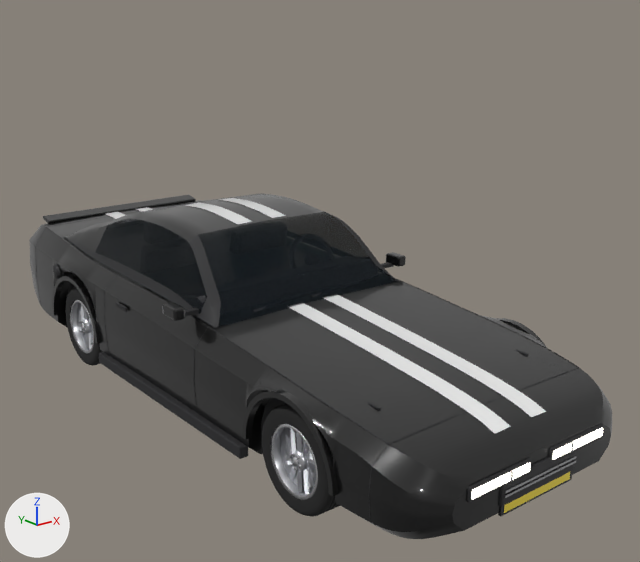
The glTF model godot/assets/models/calibro.glb: old version first, new version second.
One viewpoint serves both versions: a camera (50 mm lens) standing at (-3.32, -4.66, 2.58) and looking at (0.22, -0.23, 0.81). The axes (+X, +Y, +Z) are drawn at lower left. The lights are the same throughout. The picture after the commit comes second. Where no turn or scale is listed for an object, it has been applied to the vertices.

Script lines for the objects in view, before the commit:
```python
me_cabin_pillar = bpy.data.meshes.new('cabin_pillar')
me_cabin_pillar.from_pydata(...)  # 214 vertices, 312 faces; spans x -0.742..0.742, y -0.45..0.09, z 0.769..1.188
me_cabin_pillar.materials.append(mat_trim)  # black #242427
me_cabin_seal = bpy.data.meshes.new('cabin_seal')
me_cabin_seal.from_pydata(...)  # 344 vertices, 340 faces; spans x -0.75..0.75, y -0.45..1.69, z 0.77..0.89
me_cabin_seal.materials.append(mat_trim)  # black #242427
me_quarter_r = bpy.data.meshes.new('quarter_R')
me_quarter_r.from_pydata(...)  # 784 vertices, 1430 faces; spans x -0.885..-0.745, y 0.765..2.025, z 0.17..0.897
me_quarter_r.materials.append(mat_paint)  # black #111111
ob_cabin_pillar = bpy.data.objects.new('cabin_pillar', me_cabin_pillar)
ob_cabin_pillar.location = (0.0, 0.0, 0.0)
ob_cabin_seal = bpy.data.objects.new('cabin_seal', me_cabin_seal)
ob_cabin_seal.location = (0.0, 0.0, 0.0)
ob_quarter_r = bpy.data.objects.new('quarter_R', me_quarter_r)
ob_quarter_r.location = (0.0, 0.0, 0.0)
# also in view: 'stripe_hood0' at (0.14, -1.28, 0.68); 'intake' at (0.0, -2.24, 0.34); 'fender_R' at (-0.81, -1.17, 0.47); 'wheel_FR' at (-0.74, -1.33, 0.3); 'flare_FR' at (-0.87, -1.33, 0.5)
```
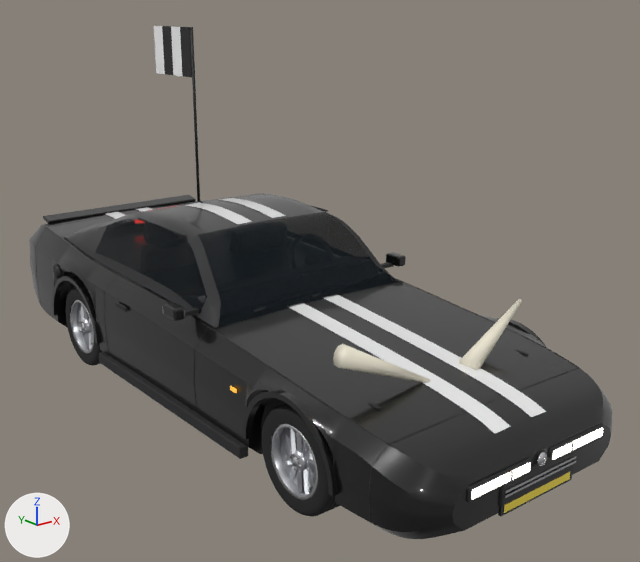
Pixel boxes (x1, y1, x2, y2) of what changed, in the pictures (640 x 562 px):
'bullhorn_R', added (pale yellow): after (333, 344, 430, 383)
'bullhorn_L', added (pale yellow): after (459, 299, 522, 370)
'heraklusflag_pole', added (black): after (190, 27, 200, 202)
'heraklusflag_0', added (black): after (180, 27, 192, 77)
'heraklusflag_1', added: after (171, 26, 182, 76)
'heraklusflag_2', added (black): after (162, 26, 173, 75)
'heraklusflag_3', added: after (154, 26, 165, 74)
'badge_front', added: after (537, 452, 547, 466)

Diff of the bpy script that builds the scene:
```diff
--- a/godot/assets/models/calibro.glb.py
+++ b/godot/assets/models/calibro.glb.py
@@ mat_flagwhite @@
+mat_flagwhite = principled_material('FlagWhite')
+mat_flagwhite.base_color = (0.9, 0.9, 0.9)  # white #f3f3f3
+mat_flagwhite.roughness = 0.7
@@ mat_flagblack @@
+mat_flagblack = principled_material('FlagBlack')
+mat_flagblack.base_color = (0.02, 0.02, 0.02)  # black #272727
+mat_flagblack.roughness = 0.7
@@ mat_horn @@
+mat_horn = principled_material('Horn')
+mat_horn.base_color = (0.85, 0.8, 0.65)  # pale yellow #ede7d3
@@ me_heraklusflag_pole @@
+me_heraklusflag_pole.from_pydata(...)  # 12 vertices, 20 faces; spans x -0.01..0.01, y -0.01..0.01, z -0.75..0.75
+me_heraklusflag_pole.materials.append(mat_trim)  # black #242427
@@ me_heraklusflag_3 @@
+me_heraklusflag_3.from_pydata(...)  # a box spanning x -0.005..0.005, y -0.075..0.075, z -0.2..0.2
+me_heraklusflag_3.materials.append(mat_flagwhite)  # white #f3f3f3
@@ me_heraklusflag_2 @@
+me_heraklusflag_2.from_pydata(...)  # a box spanning x -0.005..0.005, y -0.075..0.075, z -0.2..0.2
+me_heraklusflag_2.materials.append(mat_flagblack)  # black #272727
@@ me_heraklusflag_0 @@
+me_heraklusflag_0.from_pydata(...)  # a box spanning x -0.005..0.005, y -0.075..0.075, z -0.2..0.2
+me_heraklusflag_0.materials.append(mat_flagblack)  # black #272727
@@ me_bullhorn_r @@
+me_bullhorn_r.from_pydata(...)  # 20 vertices, 36 faces; spans x -0.295..0.273, y -0.059..0.106, z -0.137..0.179
+me_bullhorn_r.materials.append(mat_horn)  # pale yellow #ede7d3
@@ me_bullhorn_l @@
+me_bullhorn_l.from_pydata(...)  # 20 vertices, 36 faces; spans x -0.295..0.273, y -0.106..0.059, z -0.179..0.137
+me_bullhorn_l.materials.append(mat_horn)  # pale yellow #ede7d3
@@ me_badge_front @@
+me_badge_front.from_pydata(...)  # a 20-sided cylinder along y spanning x -0.035..0.035, y -0.006..0.006, z -0.035..0.035
+me_badge_front.materials.append(mat_chrome)  # white #e7e7ea
@@ ob_heraklusflag_pole @@
+ob_heraklusflag_pole = bpy.data.objects.new('heraklusflag_pole', me_heraklusflag_pole)
+ob_heraklusflag_pole.location = (0.55, 1.85, 1.65)
@@ ob_heraklusflag_3 @@
+ob_heraklusflag_3 = bpy.data.objects.new('heraklusflag_3', me_heraklusflag_3)
+ob_heraklusflag_3.location = (0.55, 2.4, 2.2)
@@ ob_heraklusflag_2 @@
+ob_heraklusflag_2 = bpy.data.objects.new('heraklusflag_2', me_heraklusflag_2)
+ob_heraklusflag_2.location = (0.55, 2.25, 2.2)
@@ ob_heraklusflag_1 @@
+ob_heraklusflag_1 = bpy.data.objects.new('heraklusflag_1', me_heraklusflag_3.copy())
+ob_heraklusflag_1.location = (0.55, 2.1, 2.2)
@@ ob_heraklusflag_0 @@
+ob_heraklusflag_0 = bpy.data.objects.new('heraklusflag_0', me_heraklusflag_0)
+ob_heraklusflag_0.location = (0.55, 1.95, 2.2)
@@ ob_bullhorn_r @@
+ob_bullhorn_r = bpy.data.objects.new('bullhorn_R', me_bullhorn_r)
+ob_bullhorn_r.location = (-0.42, -1.575, 0.795)
@@ ob_bullhorn_l @@
+ob_bullhorn_l = bpy.data.objects.new('bullhorn_L', me_bullhorn_l)
+ob_bullhorn_l.location = (0.42, -1.575, 0.795)
@@ ob_badge_front @@
+ob_badge_front = bpy.data.objects.new('badge_front', me_badge_front)
+ob_badge_front.location = (0.0, -2.266, 0.431)
```
